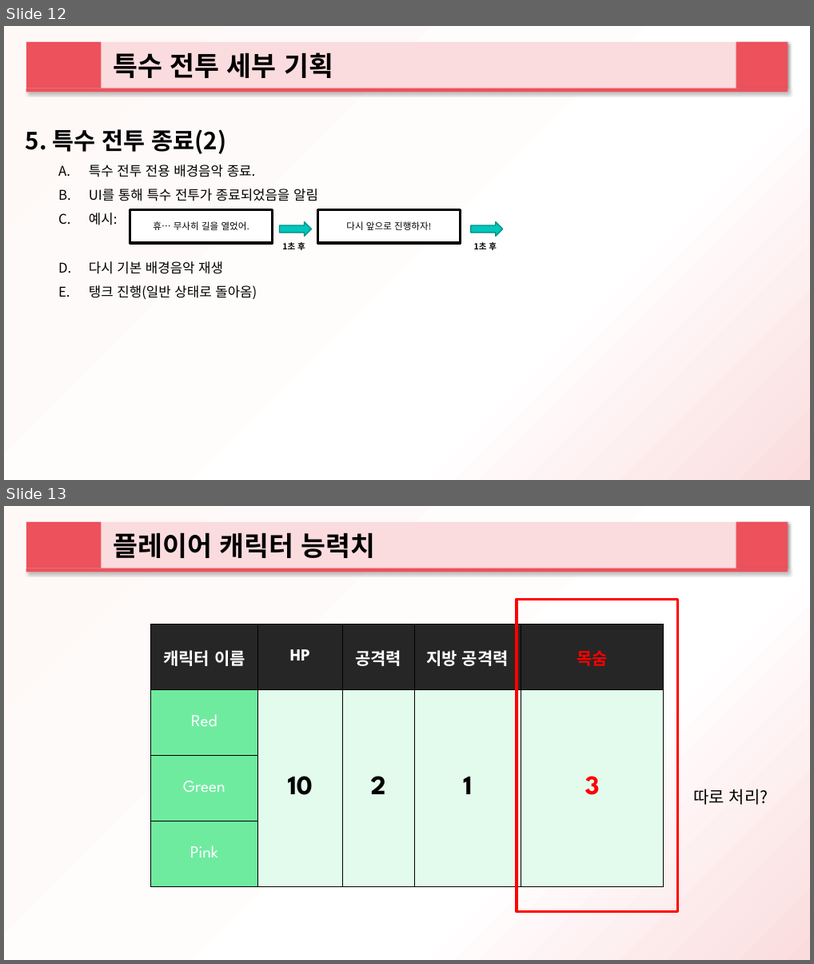
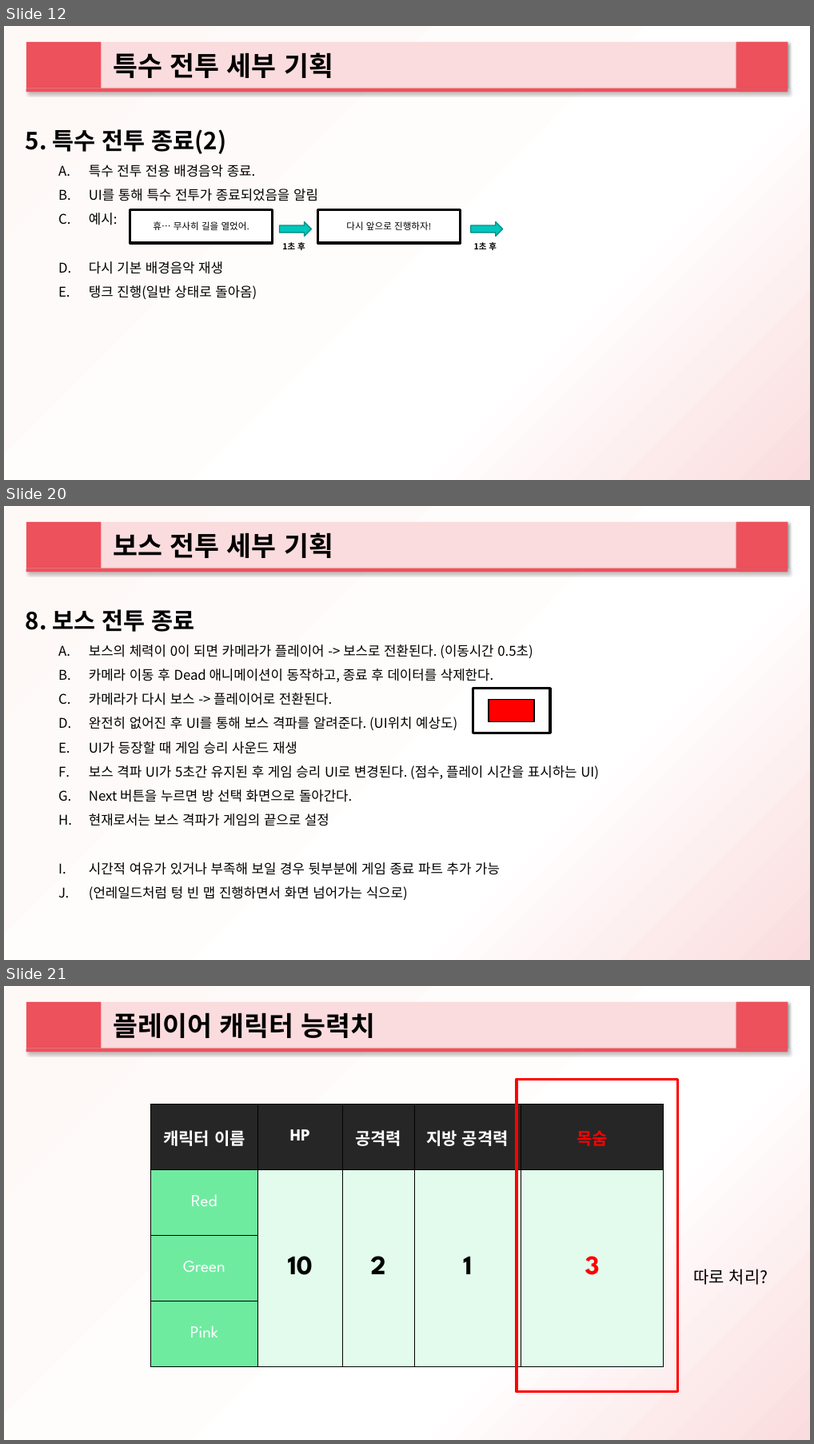
Before and after one commit to 2015184012Bang/KPU_TeamProject, a slide deck: ProjectPlan/팀원들 공유용/하트비트 추가 기획서_설정.pptx. Shown one above the other, each under a label of ours: slides 12 and 13 before the commit, slides 12, 20 and 21 after it; the slides between them are not shown. The pictures are 814x964 and 814x1444 pixels, drawn with LibreOffice and Linux fonts; fonts in the diff are those of the drawing. Boxes give left, top, right and bottom in pixels: in the first picture for what was removed or moved away, otherwise in the second. Text is boxed around its words. In the diff, an @@ line names an element or a change of style, - is before the commit and + after.

Commit message:
Add files via upload
보스 세부 기획 추가

```diff
--- a/ProjectPlan/팀원들 공유용/하트비트 추가 기획서_설정.pptx
+++ b/ProjectPlan/팀원들 공유용/하트비트 추가 기획서_설정.pptx
@@ slide 20 added at [4, 506, 810, 960], background gradient #FEF8F7 to #FFFFFF to #FBDCDE @@
@@ rectangle added at [26, 522, 102, 568], fill #ED515C @@
@@ rectangle added at [102, 522, 789, 568], fill #FBDCDE, 32 pt, text #000000, bold @@
+보스 전투 세부 기획
@@ rectangle added at [737, 522, 788, 568], fill #ED515C @@
@@ rounded rectangle added at [26, 568, 789, 572], fill #ED515C @@
@@ text added at [26, 609, 195, 632], 28 pt, text #000000, bold @@
+8. 보스 전투 종료
@@ text added at [89, 644, 599, 900], 16 pt, text #000000 @@
+A. 보스의 체력이 0이 되면 카메라가 플레이어 -> 보스로 전환된다. (이동시간 0.5초)
+B. 카메라 이동 후 Dead 애니메이션이 동작하고, 종료 후 데이터를 삭제한다.
+C. 카메라가 다시 보스 -> 플레이어로 전환된다.
+D. 완전히 없어진 후 UI를 통해 보스 격파를 알려준다. (UI위치 예상도)
+E. UI가 등장할 때 게임 승리 사운드 재생
+F. 보스 격파 UI가 5초간 유지된 후 게임 승리 UI로 변경된다. (점수, 플레이 시간을 표시하는 UI)
+G. Next 버튼을 누르면 방 선택 화면으로 돌아간다.
+H. 현재로서는 보스 격파가 게임의 끝으로 설정
+I. 시간적 여유가 있거나 부족해 보일 경우 뒷부분에 게임 종료 파트 추가 가능
+J. (언레일드처럼 텅 빈 맵 진행하면서 화면 넘어가는 식으로)
@@ rectangle added at [474, 688, 550, 733], fill #FFFFFF, outline #000000 3 pt @@
@@ rectangle added at [489, 699, 534, 722], fill #FF0000, outline #000000 1.25 pt @@
@@ what was slide 13 is now slide 21 @@
```
Also in this commit, not shown: 4 slides changed, 7 other slides added.
